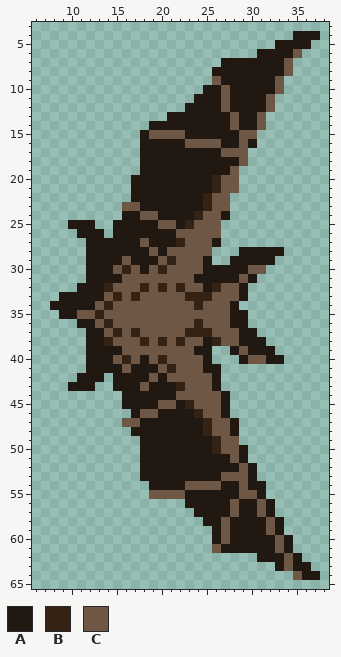
Sprite sheet: Assets/prod/ptero01flight.png. Above, as it was before the edit.
The file is 48x69 pixels. Shown: x 6..38, y 3..65.
Palette (. is transparent): A #211811  B #342314  C #6e5845
Now the later version:
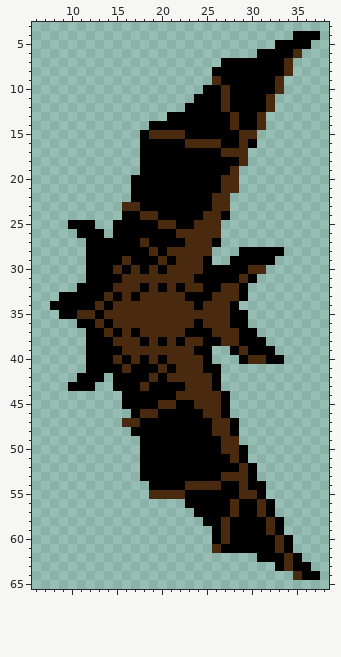
Change:
colour A: #211811 -> #000000
colour C: #6e5845 -> #492a0e
y 20..21: x 26 B -> A
y 22..23: x 25 B -> A
y 24: x 24 B -> A
y 25: x 23 B -> A
y 27: x 22 B -> A
y 29: x 21 B -> A
y 30: x 16 B -> A; x 20 B -> A
y 32: x 14 B -> A; x 18 B -> A; x 20 B -> A; x 22 B -> A; x 26 B -> A
y 33: x 15 B -> A; x 17 B -> A; x 23..25 BBB -> AAA
y 34: x 14 B -> A; x 24 B -> A
y 35: x 13 B -> A
y 36: x 14 B -> A; x 24 B -> A
y 37: x 15 B -> A; x 17 B -> A; x 23..25 BBB -> AAA
y 38: x 14 B -> A; x 18 B -> A; x 20 B -> A; x 22 B -> A; x 26 B -> A
y 40: x 16 B -> A; x 20 B -> A
y 41: x 21 B -> A
y 43: x 22 B -> A
y 45: x 23 B -> A
y 46: x 24 B -> A
y 47..48: x 25 B -> A
y 49..50: x 26 B -> A
Pixel boxes of the changes (left, top, right, bottom) in both pictures:
changed: (50, 31, 320, 580)
